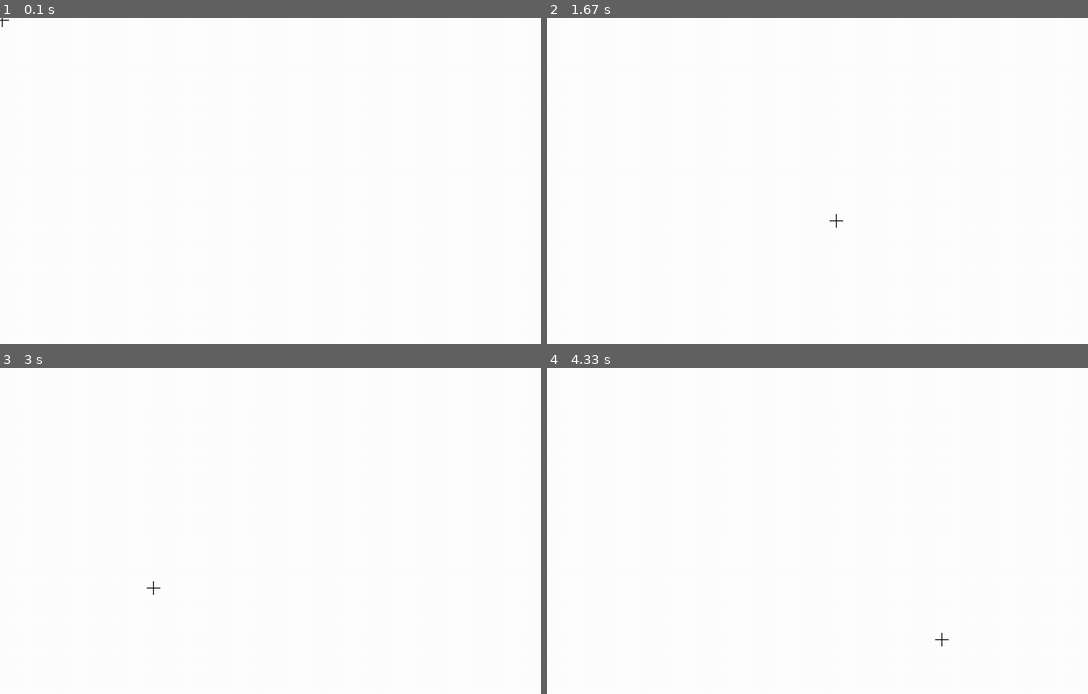
Above: before the commit, frames 1-4 (two rows, left to right).
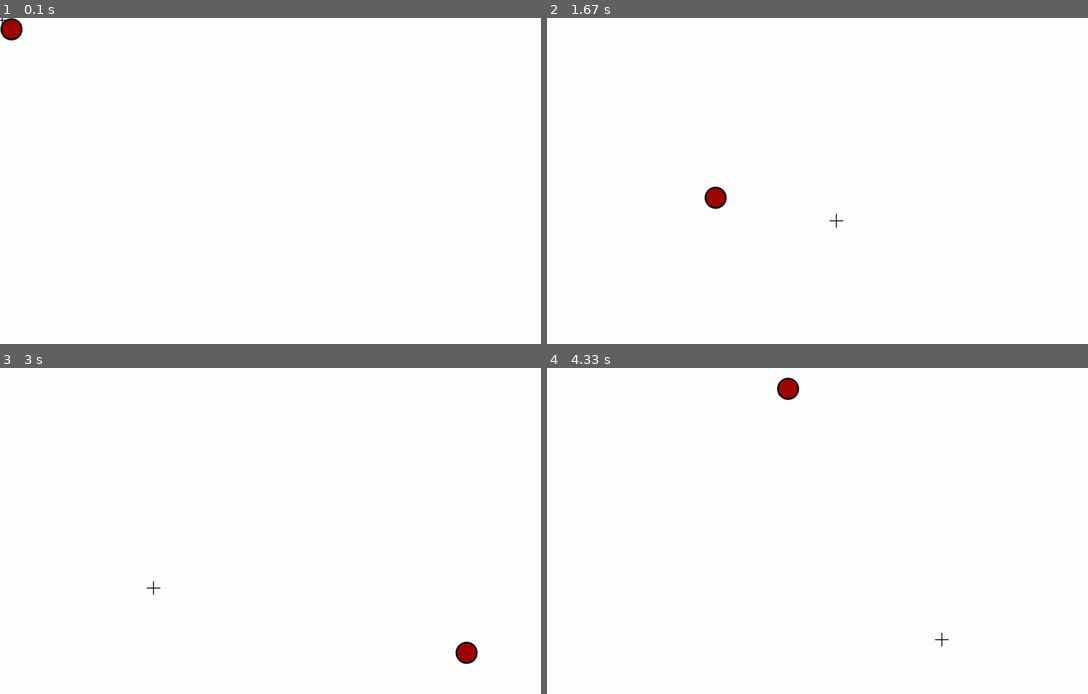
Above: after the commit, the same moments.

Repository: fanagiannis/DECK-COMMANDER
Game: pygame game, started from Game.py
Two runs of this game, one before a commit and one after it. Both use one fixed random seed, a clock stepped at 60 frames per second and the inputs below.
Inputs (mouse positions are in pixels of both pictures, inside the frame that each line leads up to):
- Up to frame 1 (0.1 s): no input
- Up to frame 2 (1.67 s): press the mouse at (698, 184) at 0.37 s; move the mouse to (795, 216) at 0.47 s; release the mouse at (893, 252) at 0.6 s; click (655, 255) at 0.72 s; click (849, 70) at 1.05 s; click (833, 220) at 1.38 s
- Up to frame 3 (3 s): click (194, 423) at 1.72 s; click (470, 524) at 2.05 s; click (492, 596) at 2.38 s; click (151, 586) at 2.72 s
- Up to frame 4 (4.33 s): click (752, 625) at 3.05 s; click (958, 488) at 3.38 s; click (1039, 527) at 3.72 s; click (941, 638) at 4.05 s

The runs differ from the first frame. In frame 1, 0.2% of the frame differs, in the area x 0-5%, y 0-7%; in frame 2, 0.2%, in the area x 29-34%, y 51-59%; in frame 3, 0.2%; in frame 4, 0.2%.

Commit message:
GAME V0.0.5

Diff:
--- a/Game.py
+++ b/Game.py
@@ -1,5 +1,6 @@
 import pygame
 import sys
+import random
 from pygame.locals import *
 from pygame.sprite import *
 
@@ -25,6 +26,7 @@
 link_assets_cursor=link_assets_base+"\\Aim.png"
 link_assets_aimcursor=link_assets_base+"\\AimBig.png"
 link_assets_bullets=link_assets_base+"\\Bullet.png"
+link_assets_target=link_assets_base+"\\Enemy.png"
 
     #+++++COLORS+++++
 
@@ -53,10 +55,26 @@
             self.Fired=False
             print("2 ",self.Fired)
 
-
     def update (self):
         #self.fire()
         self.rect.center=get_mousepos()
+
+class Target (pygame.sprite.Sprite):
+    def __init__(self):
+        super().__init__()
+        self.image = pygame.image.load(link_assets_target)
+        self.rect=self.image.get_rect()
+
+    def get_random_pos(self):
+        self.posx=random.randint(40,display_width)
+        self.posy=random.randint(40,display_height)
+        self.pos=(self.posx,self.posy)
+
+    def update(self):
+        self.get_random_pos()
+        self.rect.center=self.pos
+        print(self.pos)
+        #self.rect.center=(self.posx,self.posy)
 
 #+++++FUNSTIONS++++++
 def get_mousepos():
@@ -69,13 +87,19 @@
     display_window.fill(color)
 
 def game_init():
+    pygame.mouse.set_visible(False)
+
     global ads
     ads=Aim()
-    pygame.mouse.set_visible(False)
+
+    global t
+    t=Target()
 
 def spawner():
     display_window.blit(ads.image,ads.rect)
     ads.update()
+    display_window.blit(t.image,t.rect) #Target Spawn
+    #t.update()
 
 def eventhandler():
     if event.type==QUIT :
@@ -84,6 +108,7 @@
     if event.type == MOUSEBUTTONUP:
         if event.button == 1:       #LEFT CLICK
             ads.fire()
+            t.update()
 
 
 game_init()
